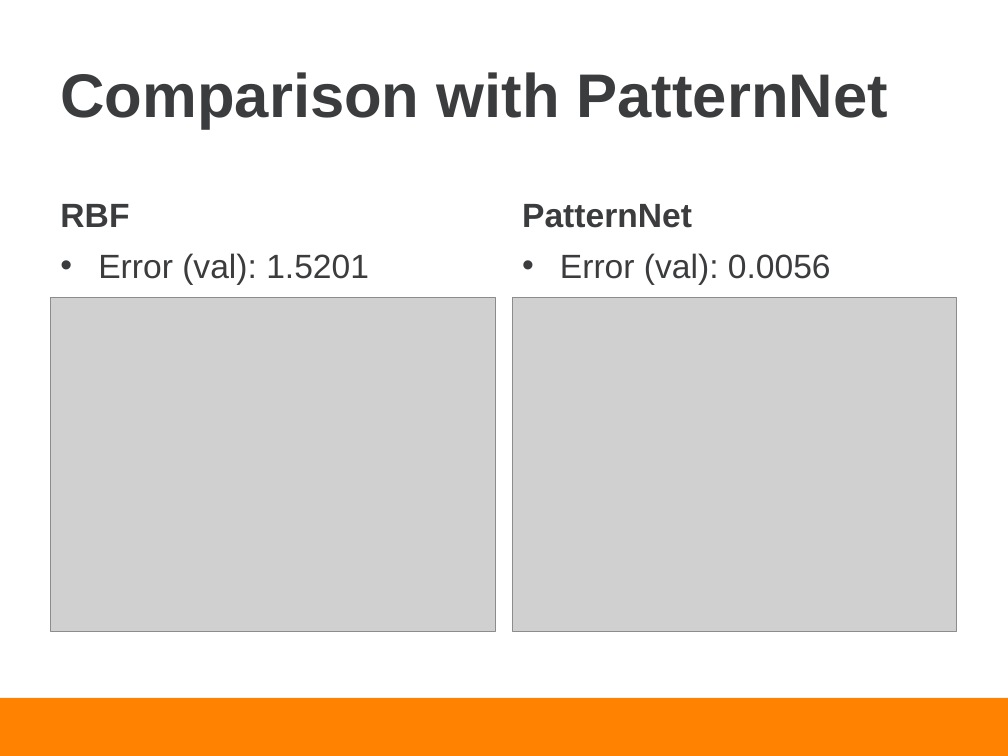
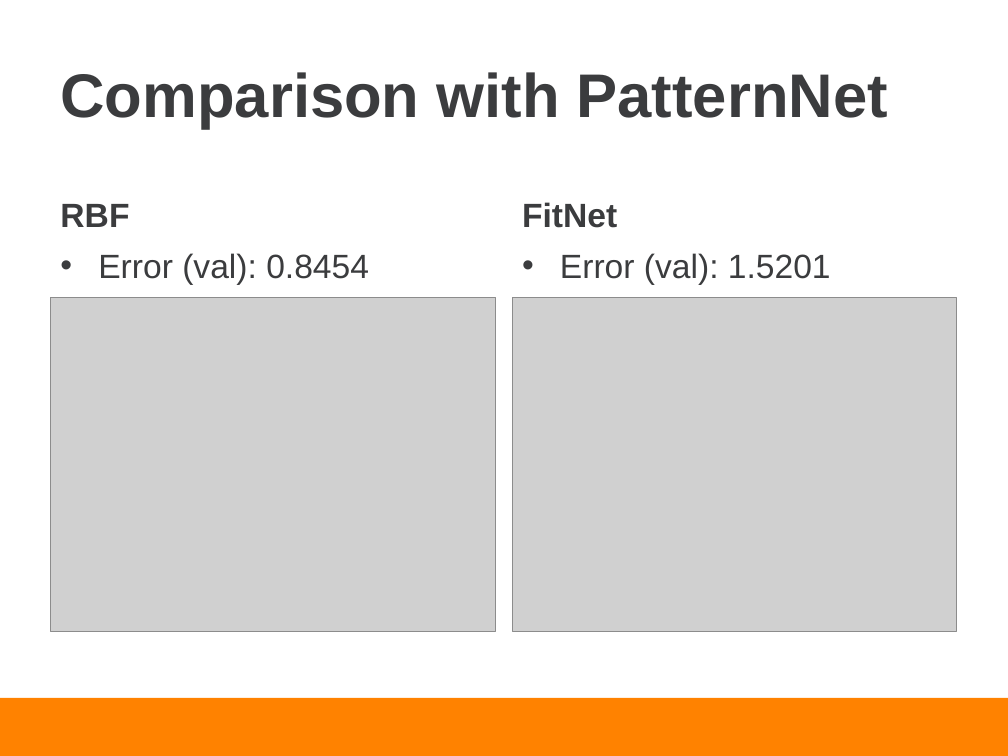
Before and after one commit to piovere/nucnotes, a slide deck: slide 18 of ne697neuralnetworks/project/presentation.pptx (slide 17 before the commit). Drawn at 1008x756 pixels with LibreOffice and Linux fonts; fonts in the diff are those of the drawing; grey boxes stand for pictures; background and template pictures are left out. Boxes give left, top, right and bottom in pixels: in the first picture for what was removed or moved away, otherwise in the second. Text is boxed around its words. In the diff, an @@ line names an element or a change of style, - is before the commit and + after.

```diff
--- a/ne697neuralnetworks/project/presentation.pptx
+++ b/ne697neuralnetworks/project/presentation.pptx
@@ text at [522,202,617,228]: text changed @@
-PatternNet
+FitNet
@@ text at [98,253,369,285]: text changed @@
-• Error (val): 1.5201
+• Error (val): 0.8454
@@ text at [560,253,831,285]: text changed @@
-• Error (val): 0.0056
+• Error (val): 1.5201
```
Also in this commit, not shown: 5 other slides changed, 7 slides added, 2 slides removed.
